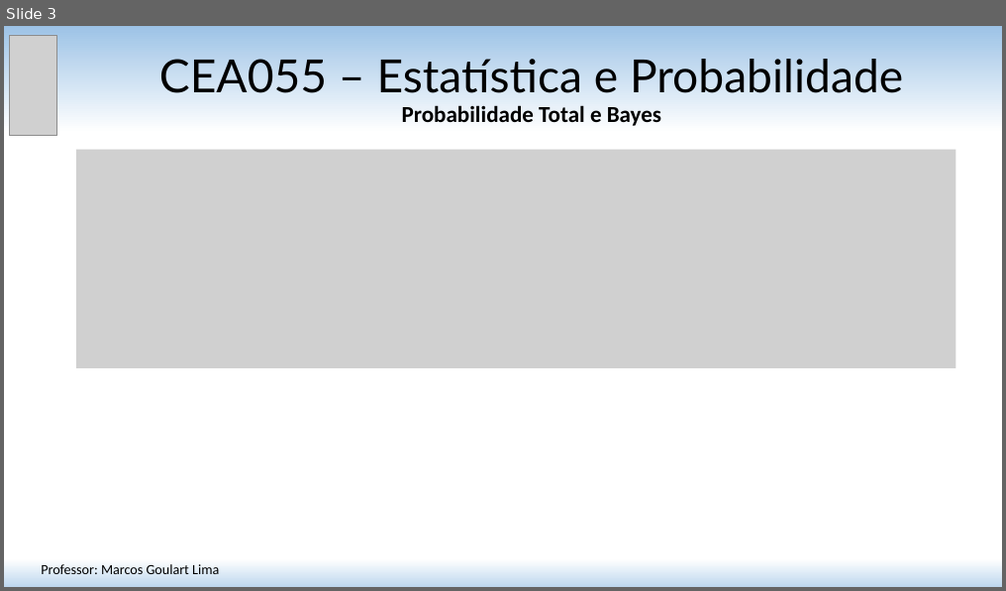
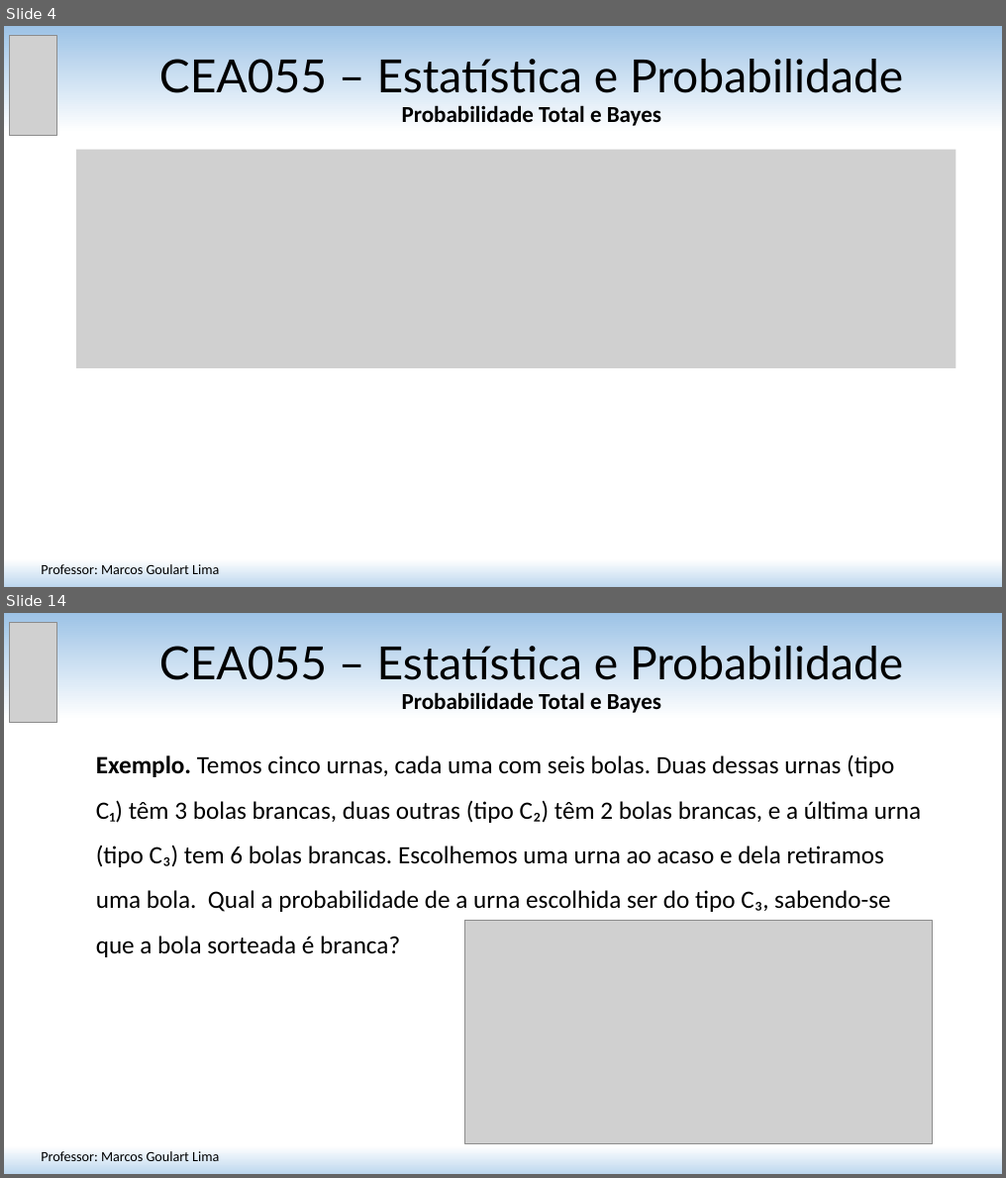
Before and after one commit to matmarcos/minhas-aulas, a slide deck: content/2026-2/cea055-estatistica-probabilidade/06-probabilidade-total-bayes/Aula_06_Probabilidade_Total_Bayes.pptx. Shown one above the other, each under a label of ours: slide 3 before the commit, slides 4 and 14 after it; the slides between them are not shown. The pictures are 1006x591 and 1006x1178 pixels, drawn with LibreOffice and Linux fonts; fonts in the diff are those of the drawing; grey boxes stand for pictures. Boxes give left, top, right and bottom in pixels: in the first picture for what was removed or moved away, otherwise in the second. Text is boxed around its words. In the diff, an @@ line names an element or a change of style, - is before the commit and + after.

```diff
--- a/content/2026-2/cea055-estatistica-probabilidade/06-probabilidade-total-bayes/Aula_06_Probabilidade_Total_Bayes.pptx
+++ b/content/2026-2/cea055-estatistica-probabilidade/06-probabilidade-total-bayes/Aula_06_Probabilidade_Total_Bayes.pptx
@@ slide 14 added at <box>4,613,1002,1174</box>, background gradient #9DC3E6 to #FFFFFF to #BDD7EE @@
@@ picture added at <box>9,622,57,722</box> @@
@@ title added at <box>159,646,903,713</box>, 44 pt, text #000000 @@
+CEA055 – Estatística e Probabilidade
+Probabilidade Total e Bayes
@@ text added at <box>96,755,921,958</box>, 24 pt, text #000000 @@
+Exemplo. Temos cinco urnas, cada uma com seis bolas. Duas dessas urnas (tipo C₁) têm 3 bolas brancas, duas outras (tipo C₂) têm 2 bolas brancas, e a última urna (tipo C₃) tem 6 bolas brancas. Escolhemos uma urna ao acaso e dela retiramos uma bola. Qual a probabilidade de a urna escolhida ser do tipo C₃, sabendo-se que a bola sorteada é branca?
@@ picture added at <box>465,921,933,1144</box> @@
@@ text added at <box>41,1152,219,1161</box>, 13.5 pt, text #000000 @@
+Professor: Marcos Goulart Lima
@@ what was slide 3 is now slide 4 @@
```
Also in this commit, not shown: 10 slides changed, 9 other slides added, 3 other files.
